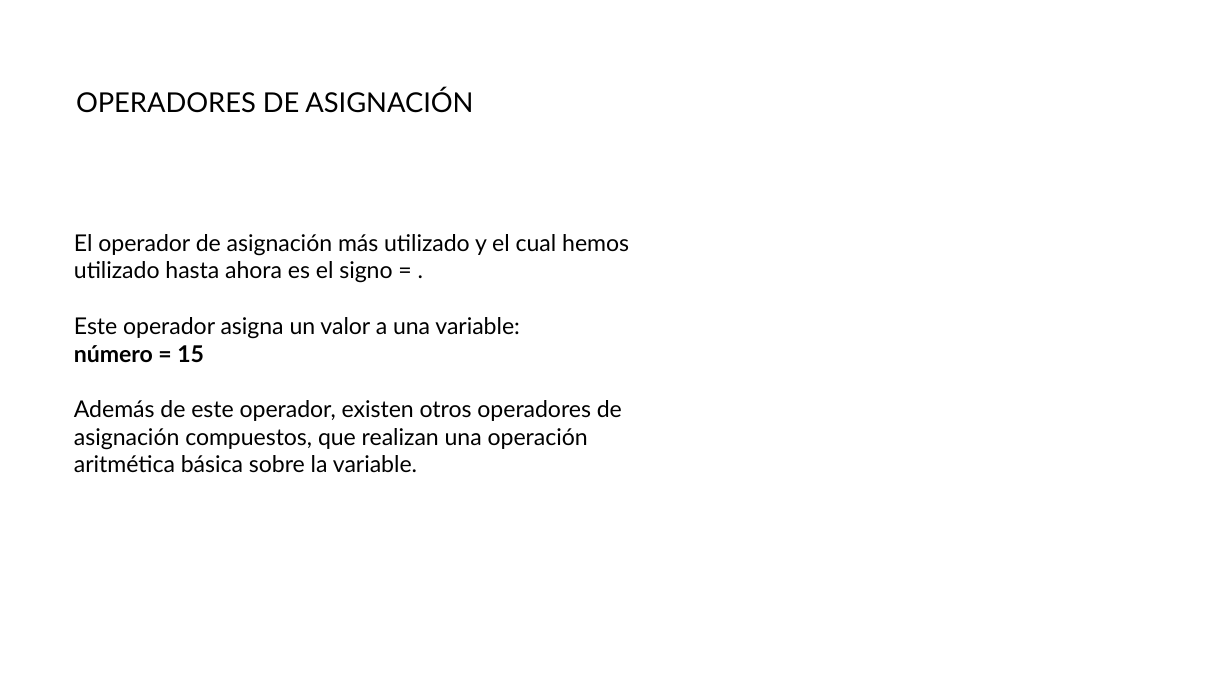
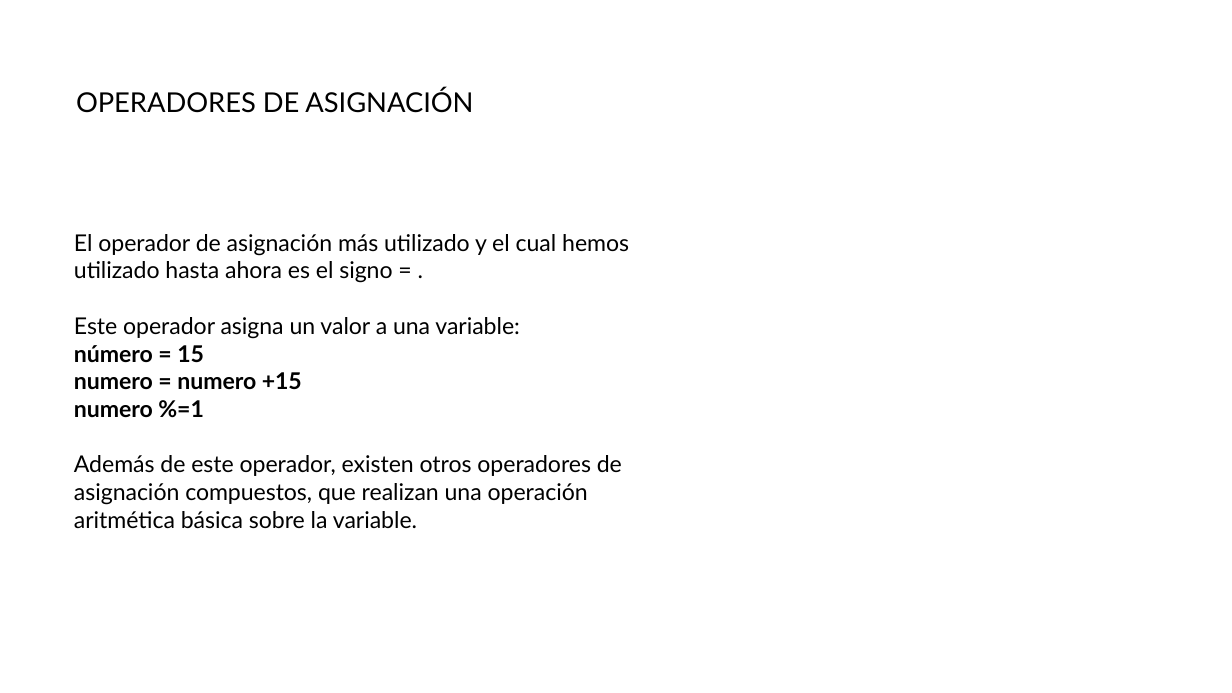
Before and after one commit to dfbustosus/Bootcamp-DS-2023-III, a slide deck: slide 96 of Clase 4- 7 Sep 2023/Clase 4. Lista+tuplas+operadores.pptx. Drawn at 1232x693 pixels with LibreOffice and Linux fonts; fonts in the diff are those of the drawing. Boxes give left, top, right and bottom in pixels: in the first picture for what was removed or moved away, otherwise in the second. Text is boxed around its words. In the diff, an @@ line names an element or a change of style, - is before the commit and + after.

```diff
--- a/Clase 4- 7 Sep 2023/Clase 4. Lista+tuplas+operadores.pptx
+++ b/Clase 4- 7 Sep 2023/Clase 4. Lista+tuplas+operadores.pptx
@@ text at (74, 372, 302, 418): paragraphs added @@
+numero = numero +15
+numero %=1
```
Also in this commit, not shown: 2 other slides changed, 8 other files.
